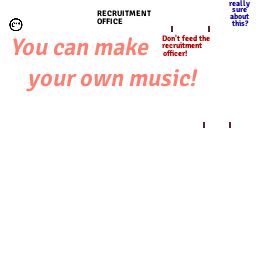
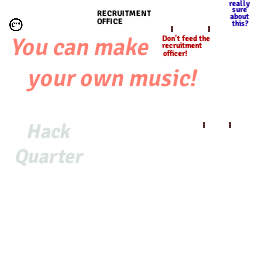
Revision of a layered 256×256 image; what changed, layer by layer:
added layer "Hack ..." above "merch" over [left=15, top=123, right=84, bottom=166]
